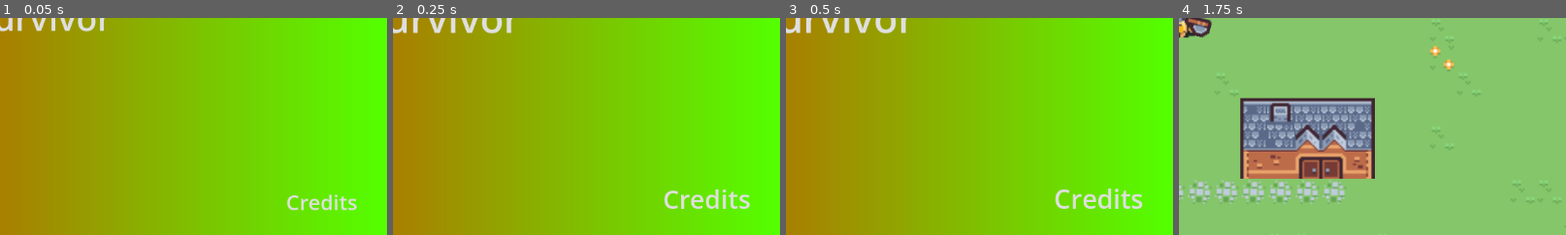
Above: before the commit, frames 1-4 (left to right).
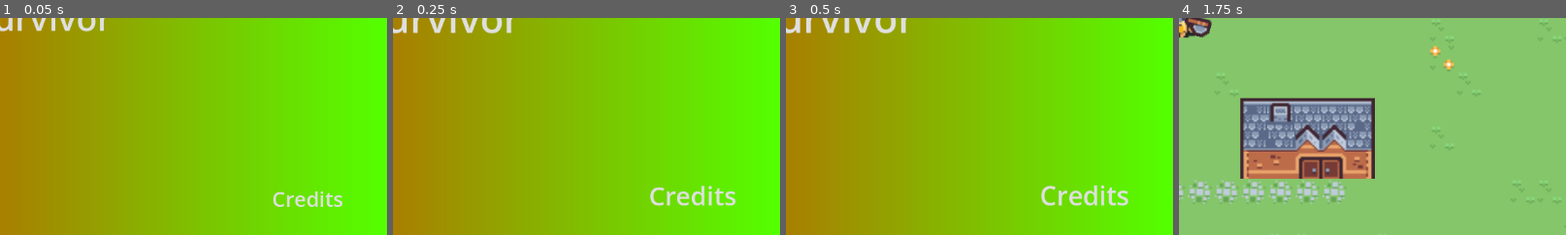
Above: after the commit, the same moments.

Repository: GodEmperorDaniel/crab-survivor
Game: Godot game, scene res://Scenes/Main_Menu.tscn
Two runs of this game, one before a commit and one after it. Both use one fixed random seed, a clock stepped at 60 frames per second and the inputs below.
Inputs (mouse positions are % of the whole screen's width and height, from its top left):
- Up to frame 1 (0.05 s): no input
- Up to frame 2 (0.25 s): no input
- Up to frame 3 (0.5 s): no input
- Up to frame 4 (1.75 s): click "Crab Survivor" at 0.5 s; move the mouse to (72, 45) at 1.27 s; hold D (move_right) from 1.28 s (still down); hold R (ready_next_wave) from 1.28 s (still down); click (72, 45) at 1.42 s
The pictures show only the part of the screen within x 50-100%, y 50-100%; the shares and areas given below are measured in that part.

The runs differ from the first frame. In frame 1, 0.9% of the frame differs, in the area x 70-93%, y 79-89%; in frame 2, 1.3%; in frame 3, 1.4%, in the area x 65-93%, y 76-88%; in frame 4, nothing differs.

Commit message:
Some Fixups

Diff:
--- a/Scenes/Bow.tscn
+++ b/Scenes/Bow.tscn
@@ -1,13 +1,31 @@
-[gd_scene load_steps=4 format=3 uid="uid://b426fn3t5x3og"]
+[gd_scene load_steps=7 format=3 uid="uid://dfa4a3livjsy0"]
 
 [ext_resource type="Texture2D" uid="uid://8mf3v08lmirn" path="res://Tiles/tile_0118.png" id="1_ls3fr"]
 [ext_resource type="Script" path="res://Scripts/Bow.gd" id="2_prj8x"]
-[ext_resource type="PackedScene" uid="uid://j3ap3cxdcgi8" path="res://Scenes/Arrow.tscn" id="3_jwoh6"]
+[ext_resource type="Script" path="res://Scripts/Arrow.gd" id="3_6oowl"]
+[ext_resource type="Texture2D" uid="uid://du1yohx7iwbre" path="res://Tiles/tile_0119.png" id="4_2wf6p"]
+
+[sub_resource type="CapsuleShape2D" id="CapsuleShape2D_lffpl"]
+radius = 5.0
+height = 20.0
+
+[sub_resource type="PackedScene" id="PackedScene_rj545"]
+_bundled = {
+"conn_count": 0,
+"conns": PackedInt32Array(),
+"editable_instances": [],
+"names": PackedStringArray("Arrow", "RigidBody2D", "collision_layer", "collision_mask", "gravity_scale", "lock_rotation", "script", "speed", "CollisionShape2D", "CollisionShape2D", "position", "shape", "ArrowSprite", "Sprite2D", "rotation", "texture"),
+"node_count": 3,
+"node_paths": [NodePath("."), NodePath(".")],
+"nodes": PackedInt32Array(-1, -1, 1, 0, -1, 6, 2, 0, 3, 1, 4, 2, 5, 3, 6, 4, 7, 5, 0, 1073741824, 0, 9, 8, -1, 2, 10, 6, 11, 7, 0, 1073741825, 0, 13, 12, -1, 2, 14, 8, 15, 9, 0),
+"variants": [8, 2, 0.0, true, ExtResource("3_6oowl"), 300, Vector2(-0.292893, -0.707107), SubResource("CapsuleShape2D_lffpl"), -0.785398, ExtResource("4_2wf6p")],
+"version": 3
+}
 
 [node name="Bow" type="Sprite2D"]
 texture = ExtResource("1_ls3fr")
 script = ExtResource("2_prj8x")
-arrow = ExtResource("3_jwoh6")
+arrow = SubResource("PackedScene_rj545")
 
 [node name="ShootTimer" type="Timer" parent="."]
 wait_time = 0.2
--- a/Scenes/Main_Menu.tscn
+++ b/Scenes/Main_Menu.tscn
@@ -74,20 +74,23 @@
 
 [node name="Buttons" type="Control" parent="CanvasLayer"]
 layout_mode = 3
-anchors_preset = 0
-offset_right = 40.0
-offset_bottom = 40.0
+anchors_preset = 15
+anchor_right = 1.0
+anchor_bottom = 1.0
+grow_horizontal = 2
+grow_vertical = 2
 
 [node name="MainGame" type="Button" parent="CanvasLayer/Buttons"]
-layout_mode = 2
+layout_mode = 1
+anchors_preset = 8
 anchor_left = 0.5
 anchor_top = 0.5
 anchor_right = 0.5
 anchor_bottom = 0.5
-offset_left = 391.5
-offset_top = 269.5
-offset_right = 720.5
-offset_bottom = 338.5
+offset_left = -164.5
+offset_top = -34.5
+offset_right = 164.5
+offset_bottom = 34.5
 grow_horizontal = 2
 grow_vertical = 2
 theme_override_font_sizes/font_size = 50
@@ -99,15 +102,16 @@
 text = "Crab Survivor"
 
 [node name="Credits" type="Button" parent="CanvasLayer/Buttons"]
-layout_mode = 2
+layout_mode = 1
+anchors_preset = 3
 anchor_left = 1.0
 anchor_top = 1.0
 anchor_right = 1.0
 anchor_bottom = 1.0
-offset_left = 999.0
-offset_top = 553.0
-offset_right = 1068.0
-offset_bottom = 581.0
+offset_left = -168.0
+offset_top = -74.0
+offset_right = -65.0
+offset_bottom = -32.0
 grow_horizontal = 0
 grow_vertical = 0
 theme_override_font_sizes/font_size = 30
--- a/Scenes/Main_Scene.tscn
+++ b/Scenes/Main_Scene.tscn
@@ -1,13 +1,12 @@
-[gd_scene load_steps=13 format=3 uid="uid://bhoufngem8jup"]
+[gd_scene load_steps=12 format=3 uid="uid://bhoufngem8jup"]
 
 [ext_resource type="TileSet" uid="uid://c4sjy1lnoudde" path="res://Tilemap/Base_Tile_Set.tres" id="1_gjs6y"]
 [ext_resource type="Script" path="res://Scripts/Enemy.gd" id="3_lef6b"]
 [ext_resource type="PackedScene" uid="uid://clt2u7jhx4qax" path="res://Scenes/EnemyManager.tscn" id="4_0xkfg"]
 [ext_resource type="SpriteFrames" uid="uid://8mcoxty4sdm8" path="res://Sprites/SpriteFrames/enemy_running.tres" id="4_k2ub6"]
 [ext_resource type="Script" path="res://Scripts/EnemyWave.gd" id="4_v6d5y"]
-[ext_resource type="PackedScene" path="res://Scenes/HealthBar.tscn" id="5_rc3ua"]
-[ext_resource type="PackedScene" uid="uid://c5s1jpdtaxi6e" path="res://Scenes/Main_Menu.tscn" id="7_11l41"]
-[ext_resource type="PackedScene" path="res://Scenes/ShopTrigger.tscn" id="7_wo0cu"]
+[ext_resource type="PackedScene" uid="uid://2d4syg6c6ihp" path="res://Scenes/HealthBar.tscn" id="5_rc3ua"]
+[ext_resource type="PackedScene" uid="uid://crgwwnp3uth07" path="res://Scenes/ShopTrigger.tscn" id="7_wo0cu"]
 
 [sub_resource type="RectangleShape2D" id="RectangleShape2D_8lbri"]
 size = Vector2(10, 12)
@@ -33,7 +32,7 @@
 
 [sub_resource type="Resource" id="Resource_vsgo8"]
 script = ExtResource("4_v6d5y")
-number_enemies = 15
+number_enemies = 1
 enemy_scene = SubResource("PackedScene_fnbs6")
 spawn_frequency = 0.5
 
@@ -58,7 +57,6 @@
 [node name="EnemyManager" parent="." node_paths=PackedStringArray("spawn_locations") instance=ExtResource("4_0xkfg")]
 spawn_locations = [NodePath("SpawnNorth"), NodePath("SpawnWest"), NodePath("SpawnSouth"), NodePath("SpawnEast")]
 waves = Array[ExtResource("4_v6d5y")]([SubResource("Resource_1que4"), SubResource("Resource_vsgo8")])
-scene_change = ExtResource("7_11l41")
 
 [node name="SpawnNorth" type="Node2D" parent="EnemyManager"]
 position = Vector2(-81, -388)
--- a/Scripts/EnemyManager.gd
+++ b/Scripts/EnemyManager.gd
@@ -22,7 +22,7 @@
 
 @export var enemies : Array[Node] = []
 
-@export var scene_change : PackedScene
+@onready var scene_change = "res://Scenes/Main_Menu.tscn"
 
 # Called every frame. 'delta' is the elapsed time since the previous frame.
 func _process(delta):
@@ -53,25 +53,23 @@
 		hud_opened = true
 	else:
 		hud.toggle_victory_screen(true)
-		hud_opened = true
 		won = true
 		pass
 
 func _input(event):
-	if(hud_opened && event.is_action_pressed("ready_next_wave")):
+	if(event.is_action_pressed("ready_next_wave")):
 		if(hud_opened):
 			hud.toggle_wave_cleared_control(false)
+			enemies_spawned_this_wave = 0
+			current_wave+=1
 			hud_opened = false
 			spawning_done = false
+		elif(won):
+			current_wave=0
+			hud.toggle_victory_screen(false)
+			won = false
 			enemies_spawned_this_wave = 0
-			current_wave+=1
-		elif(won):
-			hud.toggle_victory_screen(false)
-			hud_opened = false
-			won = false
+			wave_multiplier*=2
 			spawning_done = false
-			enemies_spawned_this_wave = 0
-			current_wave=0
-			wave_multiplier*=2
 	elif(event.is_action_pressed("return_to_menu")):
-		get_tree().change_scene_to_packed(scene_change)
+		get_tree().change_scene_to_file(scene_change)
Not shown: 1 places in Scenes/Arrow.tscn that only renumber resources
Not shown: 1 places in Scenes/Axe.tscn that only renumber resources
Not shown: 1 places in Scenes/Enemy.tscn that only renumber resources
Not shown: 1 places in Scenes/EnemyManager.tscn that only renumber resources
Not shown: 1 places in Scenes/HealthBar.tscn that only renumber resources
Not shown: 1 places in Scenes/Player.tscn that only renumber resources
Not shown: 1 places in Scenes/ShopTrigger.tscn that only renumber resources
Not shown: 1 places in Scenes/Victory.tscn that only renumber resources
